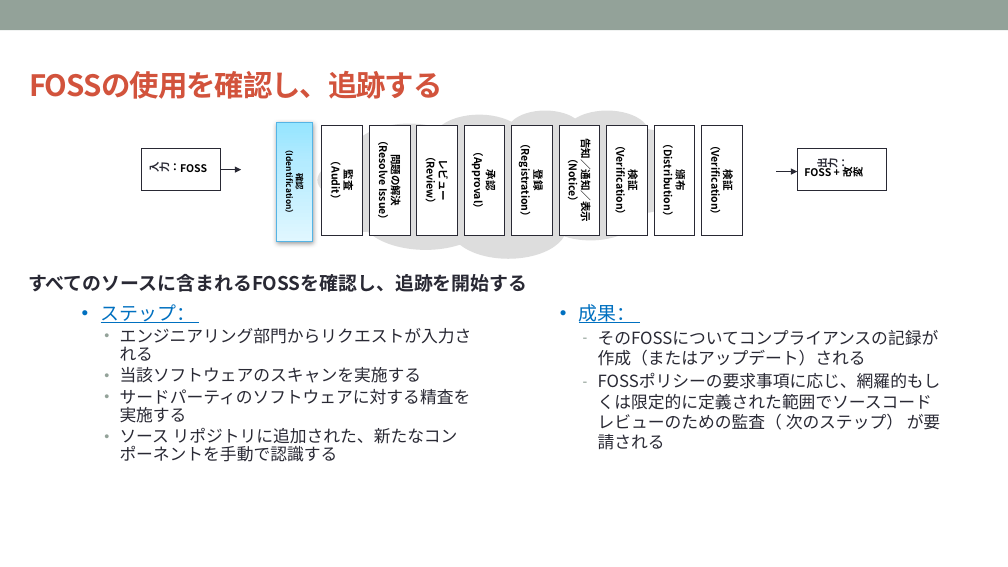
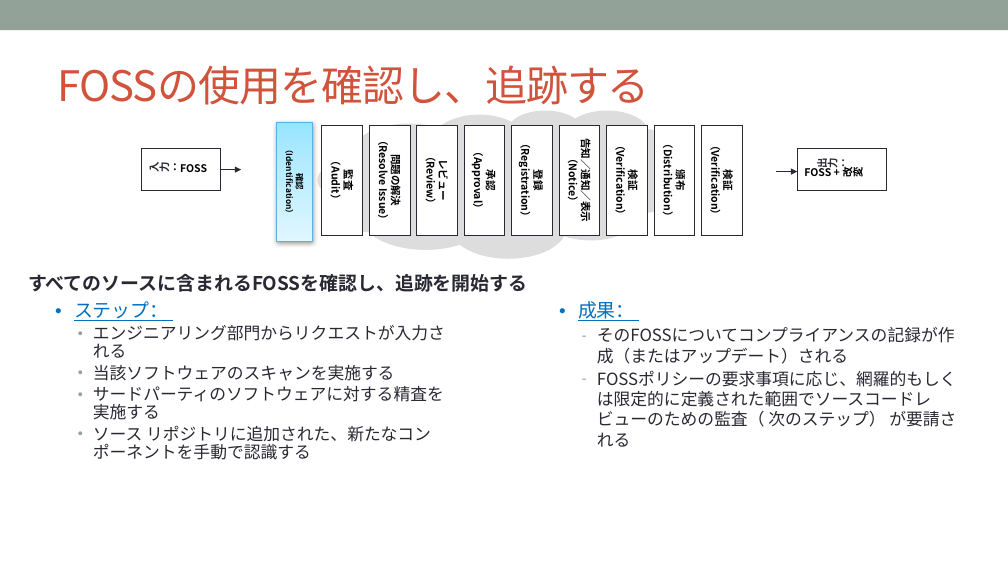
Before and after one commit to OpenChain-Project/Curriculum-Translation-JP, a slide deck: slide 58 of REVIEW/Version_for_v1.1/openchain-curriculum-for-1-1_JP_review_tani.pptx (slide 59 before the commit). Drawn at 1008x567 pixels with LibreOffice and Linux fonts; fonts in the diff are those of the drawing; background and template pictures are left out. Boxes give left, top, right and bottom in pixels: in the first picture for what was removed or moved away, otherwise in the second. Text is boxed around its words. In the diff, an @@ line names an element or a change of style, - is before the commit and + after.

```diff
--- a/REVIEW/Version_for_v1.1/openchain-curriculum-for-1-1_JP_review_tani.pptx
+++ b/REVIEW/Version_for_v1.1/openchain-curriculum-for-1-1_JP_review_tani.pptx
@@ text "FOSSの使用を確認し、追跡する" moved from (x1=29, y1=71, x2=442, y2=99) to (x1=58, y1=65, x2=650, y2=105) @@
@@ text "FOSSの使用を確認し、追跡する" at (x1=58, y1=65, x2=650, y2=105): size 28 to 40 pt, bold off @@
@@ text "ステップ：" rewrapped from (x1=101, y1=304, x2=472, y2=462) to (x1=93, y1=343, x2=444, y2=460) @@
@@ text "成果：" rewrapped from (x1=579, y1=304, x2=941, y2=450) to (x1=578, y1=301, x2=957, y2=447) @@
```
Also in this commit, not shown: 46 other slides changed, 2 slides removed.
